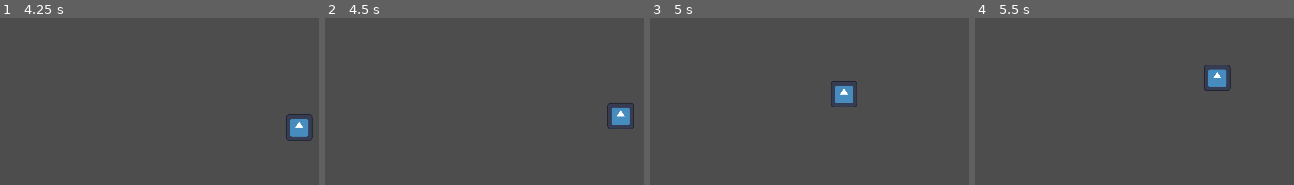
Above: before the commit, frames 1-4 (left to right).
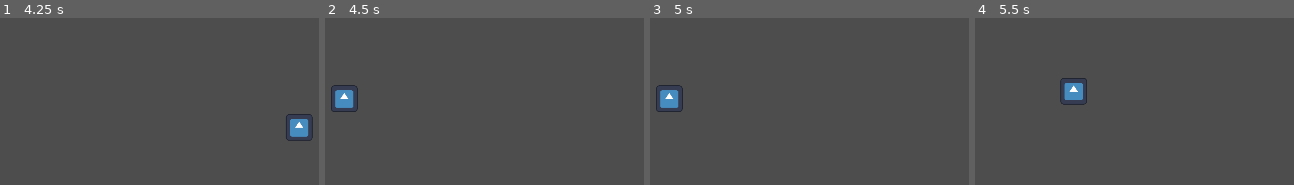
Above: after the commit, the same moments.

Repository: Relapson/Point-N-Click
Game: Godot game, scene res://main.tscn
The game is run twice, just before and just after one commit, with the same random seed, the same clock (stepped at 60 frames per second) and the same inputs. The engine's default icon, where the game draws it, is replaced by a stand-in: a white triangle on a blue panel in a dark square.
Inputs (mouse positions are in pixels of both pictures, inside the frame that each line leads up to):
- Up to frame 1 (4.25 s): tap Enter at 0.5 s; move the mouse to (outside the picture) at 0.52 s; click (outside the picture) at 0.6 s; move the mouse to (44, 99) at 1.27 s; right-click (44, 99) at 1.35 s; click (44, 99) at 1.42 s; move the mouse to (outside the picture) at 2.02 s; click (outside the picture) at 2.1 s; move the mouse to (165, 166) at 2.77 s; right-click (165, 166) at 2.85 s; click (165, 166) at 2.92 s; move the mouse to (outside the picture) at 3.52 s; click (outside the picture) at 3.6 s
- Up to frame 2 (4.5 s): move the mouse to (outside the picture) at 4.27 s; right-click (outside the picture) at 4.35 s; click (outside the picture) at 4.42 s
- Up to frame 3 (5 s): no input
- Up to frame 4 (5.5 s): move the mouse to (1220, 78) at 5.02 s; click (1220, 78) at 5.1 s

Frame 1 is identical in both runs. In frame 2, 1.6% of the frame differs, in the area x 1-97%, y 40-67%; in frame 3, 1.6%; in frame 4, 1.7%, in the area x 26-81%, y 28-53%.

Commit message:
idee mit clicked_area, aber nicht gut

Diff:
--- a/Control/leave_area_hotspot.gd
+++ b/Control/leave_area_hotspot.gd
@@ -1,26 +1,35 @@
 extends Area2D
-
-signal inside
 
 @export_file var next_room # ERROR: nicht die packed scene, sondern den pfad dazu referenzieren
 @export var exit_position: Vector2
 #@export var room_name: String = "" optional vielleicht
 var showing = false
 var body_in_area = false
+var clicked_area = false
 # area left variable einführen, damit spieler durch die selbe stelle den bereich verlassen/betreten kann
 
 func _ready():
 	$RoomName.set_text(next_room if next_room != null else "")
 	$RoomName.hide()
 
+# wenn nicht im bereich geklickt wurde -> false
+#func _input(event):
+#	if event is InputEventMouseButton:
+#		if event.get_button_index() == 1:
+#			clicked_area = false
+
+# wenn im bereich geklickt wurde -> true
 func _on_input_event(_viewport, event, _shape_idx):
 	# check for doubleclick for instant scene transition
 	if event is InputEventMouseButton:
 		if event.double_click:
 			RoomLoader.goto_scene(next_room)
 			return
-		if (event.get_button_index() == 1 and body_in_area) or (event.get_button_index() == 1 and await inside):
+		if event.get_button_index() == 1:
+			clicked_area = true
+		if (event.get_button_index() == 1 and body_in_area) or clicked_area:
 			body_in_area = false
+			clicked_area = false
 			RoomLoader.goto_scene(next_room)
 			return
 
@@ -29,7 +38,6 @@
 	if body.name == "Player":
 		body_in_area = true
 		print(body_in_area)
-		inside.emit()
 
 func _on_player_body_exited(body):
 	if body.name == "Player":
